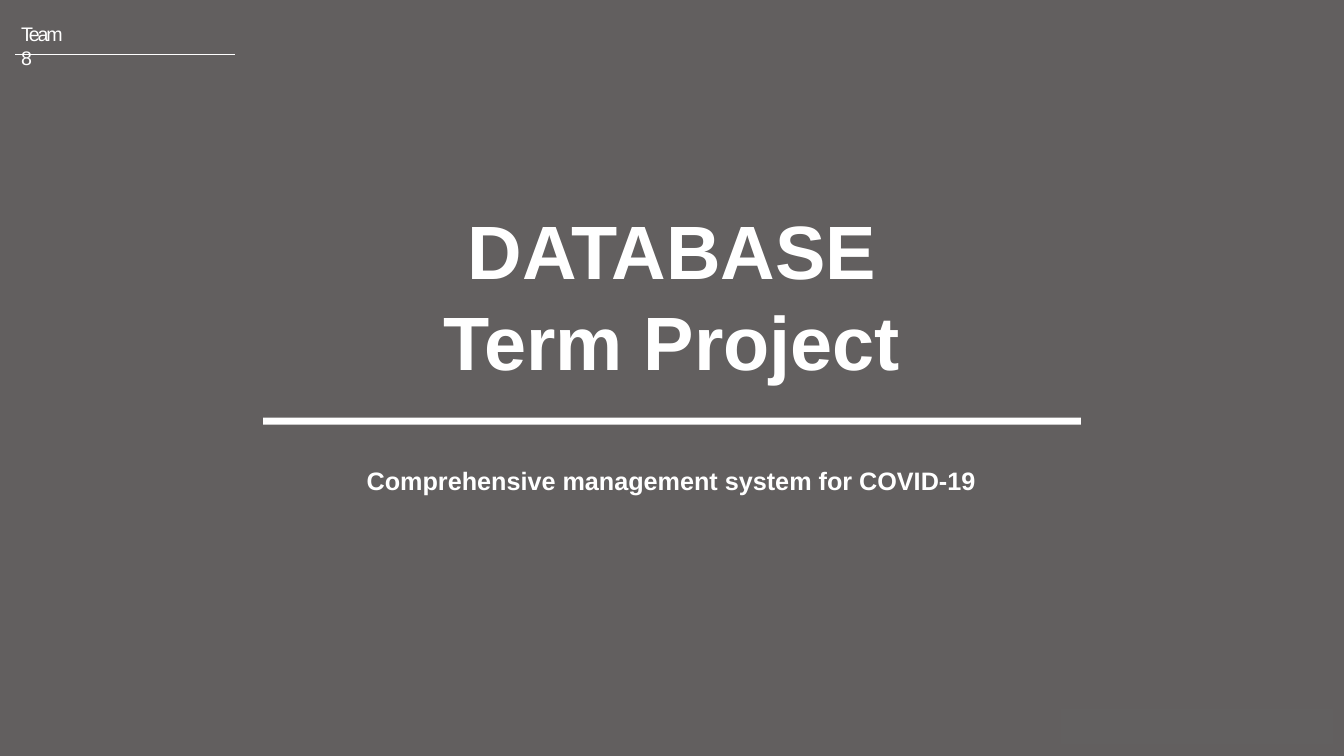
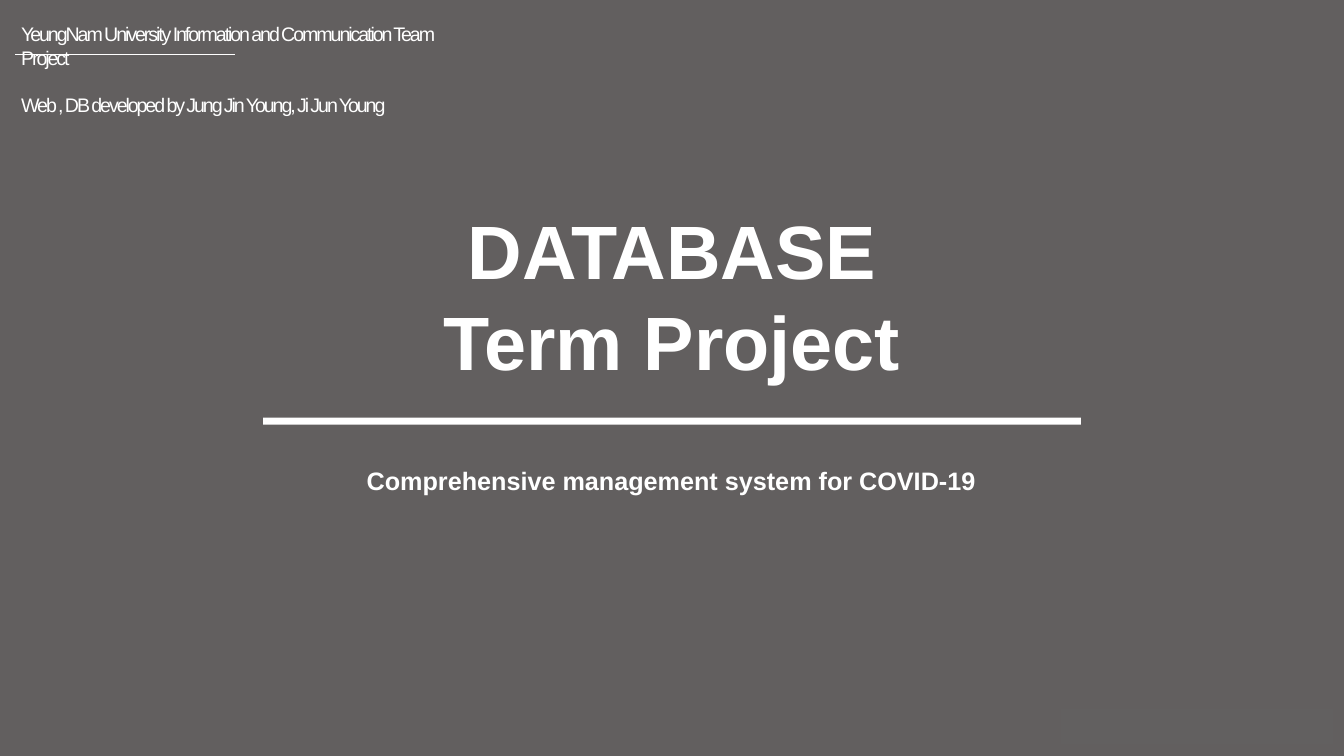
Before and after one commit to Lua-developer/Covid19_Control_System, a slide deck: slide 1 of DB_PPT.pptx. Drawn at 1344x756 pixels with LibreOffice and Linux fonts; fonts in the diff are those of the drawing. Boxes give left, top, right and bottom in pixels: in the first picture for what was removed or moved away, otherwise in the second. Text is boxed around its words. In the diff, an @@ line names an element or a change of style, - is before the commit and + after.

Commit message:
Presentation File

```diff
--- a/DB_PPT.pptx
+++ b/DB_PPT.pptx
@@ text at <box>21,27,435,116</box>: text changed @@
-Team 8
+YeungNam University Information and Communication Team Project
+Web , DB developed by Jung Jin Young, Ji Jun Young
```
